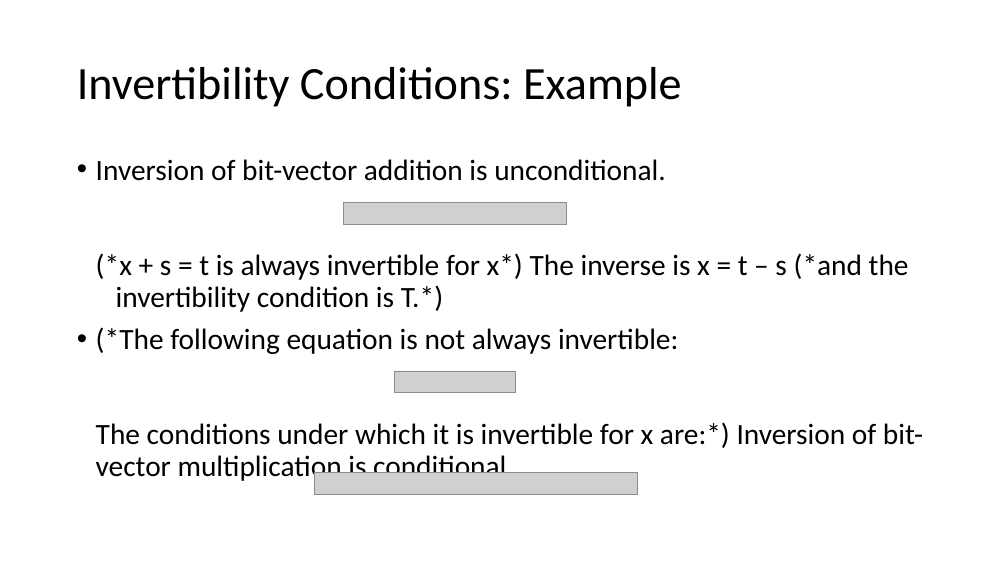
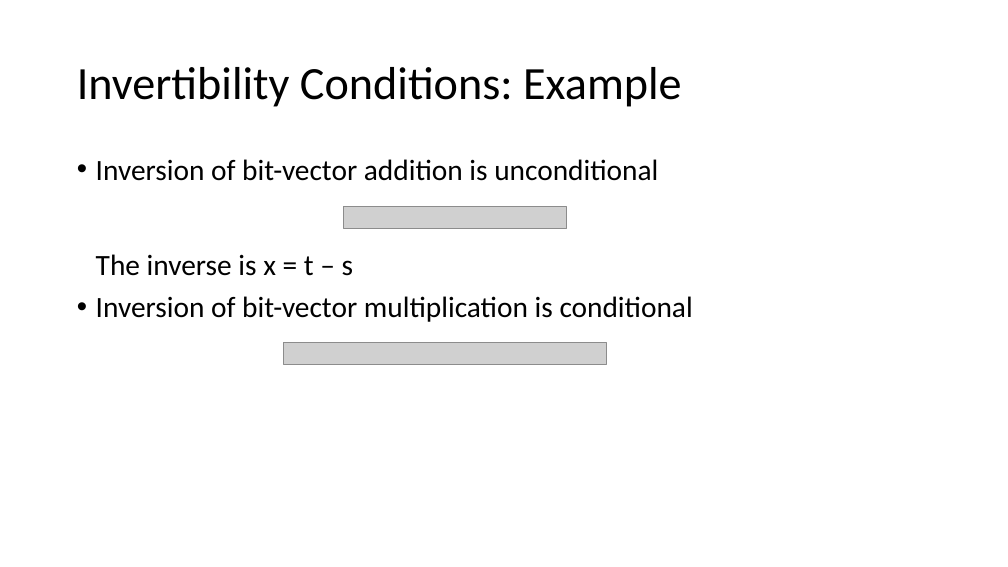
Before and after one commit to arjunvish/pxtp2019presentation, a slide deck: slide 5 of Presentation.pptx (slide 4 before the commit). Drawn at 1008x567 pixels with LibreOffice and Linux fonts; fonts in the diff are those of the drawing; grey boxes stand for pictures. Boxes give left, top, right and bottom in pixels: in the first picture for what was removed or moved away, otherwise in the second. Text is boxed around its words. In the diff, an @@ line names an element or a change of style, - is before the commit and + after.

```diff
--- a/Presentation.pptx
+++ b/Presentation.pptx
@@ text at <box>96,159,693,322</box>: text changed @@
-• Inversion of bit-vector addition is unconditional.
-  (*x + s = t is always invertible for x*) The inverse is x = t – s (*and the invertibility condition is T.*)
-• (*The following equation is not always invertible:
-  The conditions under which it is invertible for x are:*) Inversion of bit-vector multiplication is conditional
+• Inversion of bit-vector addition is unconditional
+  The inverse is x = t – s
+• Inversion of bit-vector multiplication is conditional
@@ picture added at <box>283,343,606,364</box> @@
@@ picture removed at <box>395,371,516,392</box> @@
@@ picture removed at <box>315,473,638,495</box> @@
```
Also in this commit, not shown: 10 other slides changed, 1 slide added, 1 slide removed.
